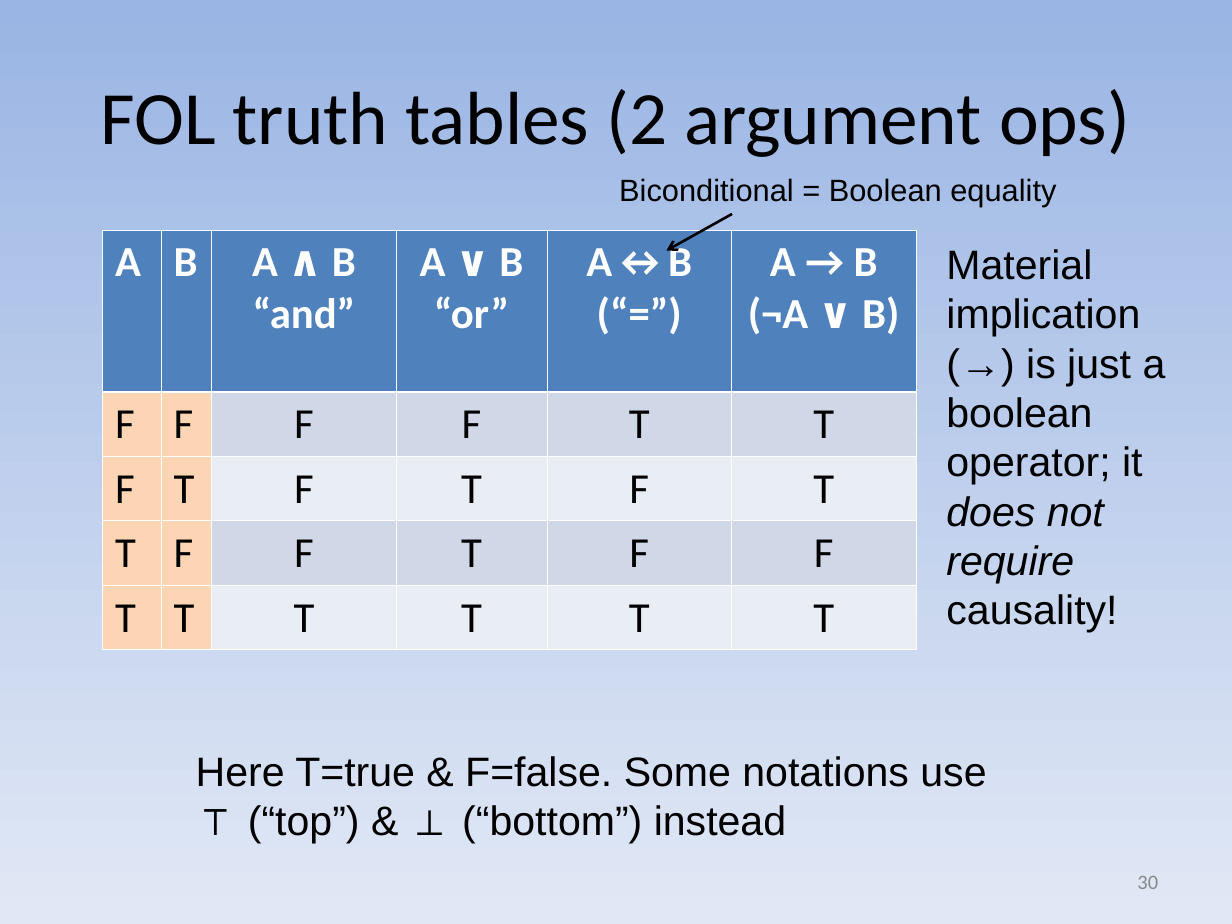
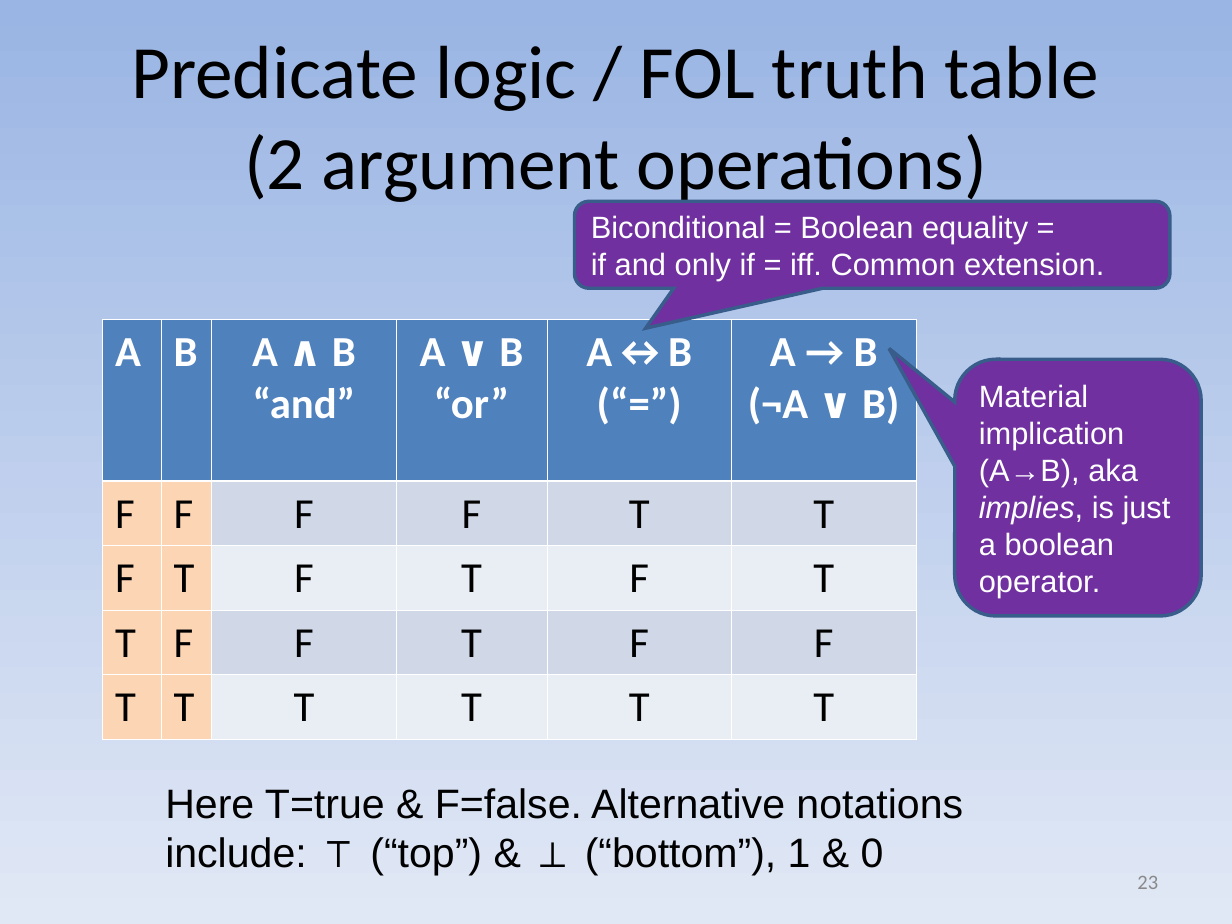
Before and after one commit to david-a-wheeler/david-a-wheeler.github.io, a slide deck: slide 23 of secure-class/presentations/Secure-Software-10-Formal-Methods.ppt (slide 30 before the commit). Drawn at 1232x924 pixels with LibreOffice and Linux fonts; fonts in the diff are those of the drawing. Boxes give left, top, right and bottom in pixels: in the first picture for what was removed or moved away, otherwise in the second. Text is boxed around its words. In the diff, an @@ line names an element or a change of style, - is before the commit and + after.

Commit message:
Tweak formal methods presentation re: notation

```diff
--- a/secure-class/presentations/Secure-Software-10-Formal-Methods.ppt
+++ b/secure-class/presentations/Secure-Software-10-Formal-Methods.ppt
@@ title at <box>131,45,1100,207</box>: text changed @@
-FOL truth tables (2 argument ops)
+Predicate logic / FOL truth table
+(2 argument operations)
@@ text removed at <box>619,178,1056,206</box> @@
-Biconditional = Boolean equality
@@ rounded speech box added at <box>574,201,1169,288</box>, fill #7030A0, outline #385D8A 2.01 pt, 18 pt, text #FFFFFF @@
+Biconditional = Boolean equality =
+if and only if = iff. Common extension.
@@ arrow removed from (732, 214) to (667, 250) @@
@@ table: place and size @@
-table at <box>102,230,917,641</box>
+table at <box>102,319,917,729</box>
@@ rounded speech box "Material implication (A→B), aka implies, ...": place and size @@
-rounded speech box "Material implication (A→B), aka implies, ..." at <box>946,249,1166,632</box>
+rounded speech box "Material implication (A→B), aka implies, ..." at <box>955,360,1201,616</box>
@@ rounded speech box "Material implication (A→B), aka implies, ..." at <box>955,360,1201,616</box>: vertical alignment top to middle; fill none to #7030A0; outline none to #385D8A 2.01 pt @@
@@ text in rounded speech box at <box>979,384,1171,597</box>: text changed; size 24 to 18 pt; text colour #000000 to #FFFFFF @@
-Material implication (→) is just a boolean operator; it does not require causality!
+Material implication (A→B), aka implies, is just a boolean operator.
@@ text at <box>165,788,963,876</box>: text changed @@
-Here T=true & F=false. Some notations use ⊤ (“top”) & ⊥ (“bottom”) instead
+Here T=true & F=false. Alternative notations include: ⊤ (“top”) & ⊥ (“bottom”), 1 & 0
@@ page number at <box>1137,876,1158,889</box>: text changed @@
-30
+23
```
Also in this commit, not shown: 11 other slides changed.
